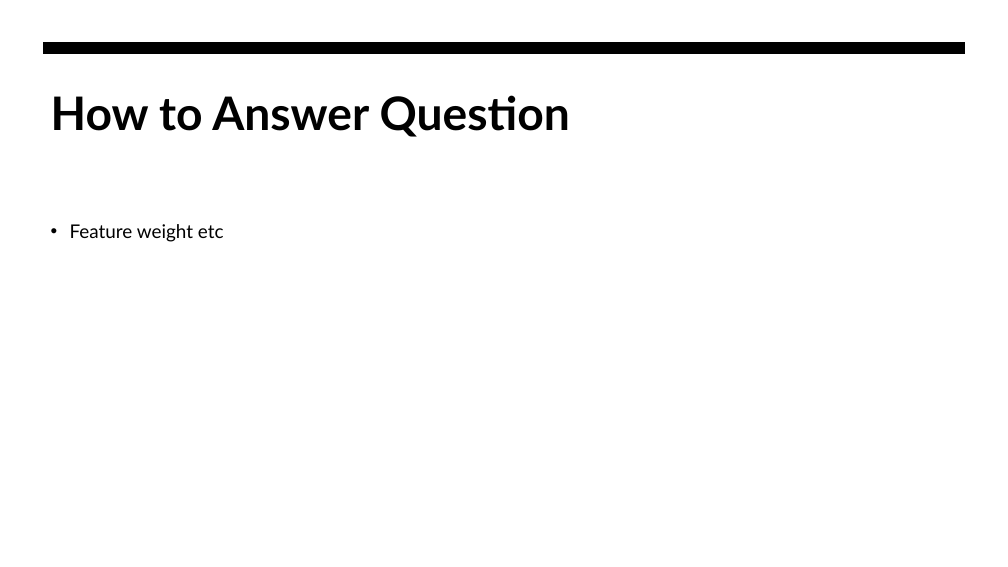
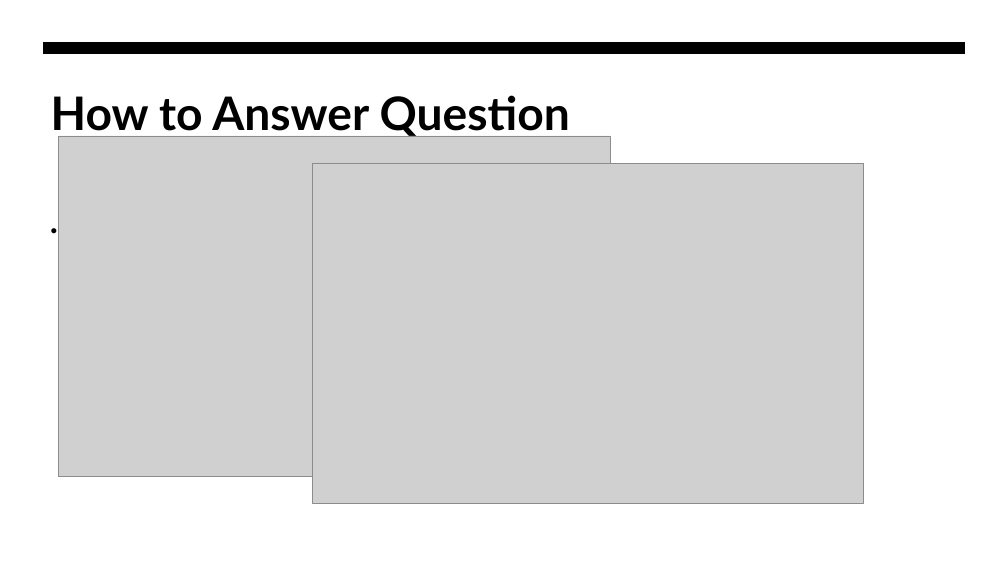
Before and after one commit to WiiLife/Data-project-in-R, a slide deck: slide 20 of ProjectPres.pptx. Drawn at 1008x567 pixels with LibreOffice and Linux fonts; fonts in the diff are those of the drawing; grey boxes stand for pictures. Boxes give left, top, right and bottom in pixels: in the first picture for what was removed or moved away, otherwise in the second. Text is boxed around its words. In the diff, an @@ line names an element or a change of style, - is before the commit and + after.

Commit message:
Added another image (still incomplete)

```diff
--- a/ProjectPres.pptx
+++ b/ProjectPres.pptx
@@ picture added at (x1=59, y1=136, x2=610, y2=476) @@
@@ picture added at (x1=312, y1=164, x2=864, y2=504) @@
@@ text removed at (x1=70, y1=224, x2=224, y2=242) @@
-• Feature weight etc
```
